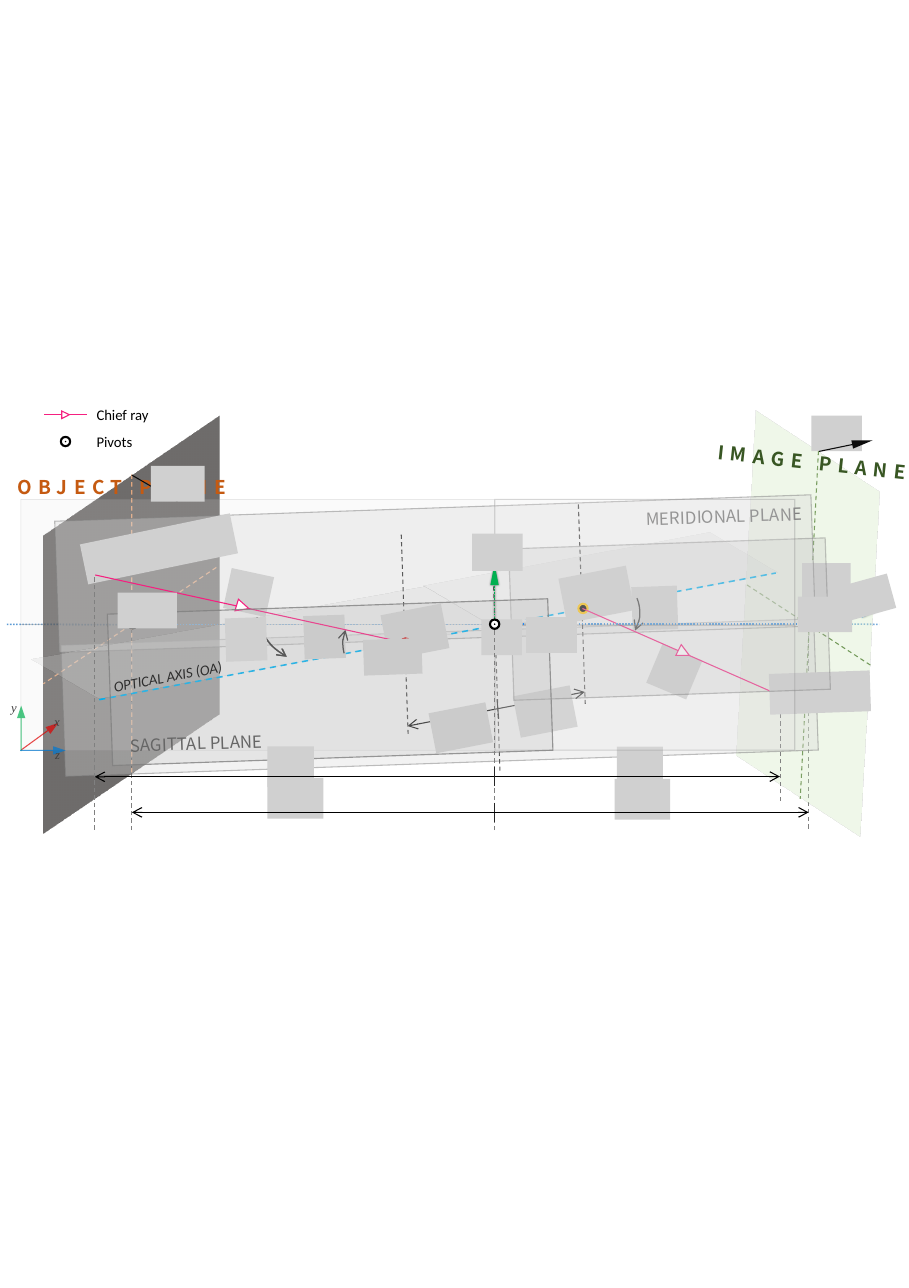
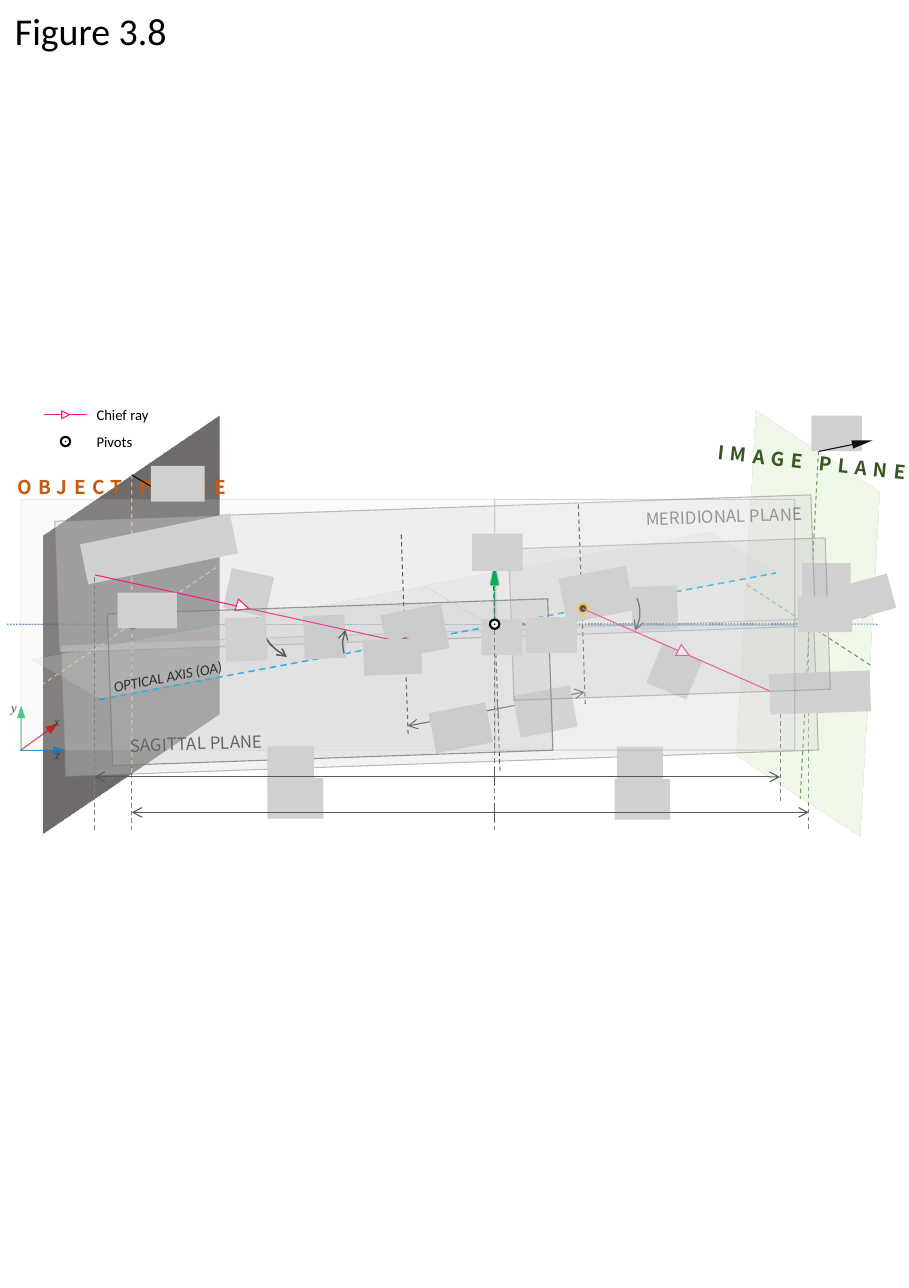
Before and after one commit to indranilsinharoy/phd-artifacts, a slide deck: slide 7 of chapters/chapter03_geometricmodel/figures/figures_PPT.pptx. Drawn at 909x1288 pixels with LibreOffice and Linux fonts; fonts in the diff are those of the drawing; grey boxes stand for pictures. Boxes give left, top, right and bottom in pixels: in the first picture for what was removed or moved away, otherwise in the second. Text is boxed around its words. In the diff, an @@ line names an element or a change of style, - is before the commit and + after.

```diff
--- a/chapters/chapter03_geometricmodel/figures/figures_PPT.pptx
+++ b/chapters/chapter03_geometricmodel/figures/figures_PPT.pptx
@@ text added at bbox=[15, 19, 167, 52], 18 pt, text #000000 @@
+Figure 3.8
@@ double arrow (408, 726) - (585, 692): stroke #262626 0.5 pt to #595959 0.5 pt @@
@@ line (497, 700) - (498, 718): stroke #262626 0.5 pt to #595959 0.5 pt @@
@@ arrow (495, 777) - (95, 777): stroke #000000 0.5 pt to #595959 0.5 pt @@
@@ arrow (495, 777) - (780, 777): stroke #000000 0.5 pt to #595959 0.5 pt @@
@@ line added from (495, 767) to (495, 786), #595959 0.5 pt @@
@@ line added from (495, 803) to (495, 821), #595959 0.5 pt @@
@@ arrow (495, 812) - (132, 812): stroke #000000 0.5 pt to #595959 0.5 pt @@
@@ arrow (495, 812) - (809, 812): stroke #000000 0.5 pt to #595959 0.5 pt @@
```
Also in this commit, not shown: 7 other slides changed, 10 other files.
